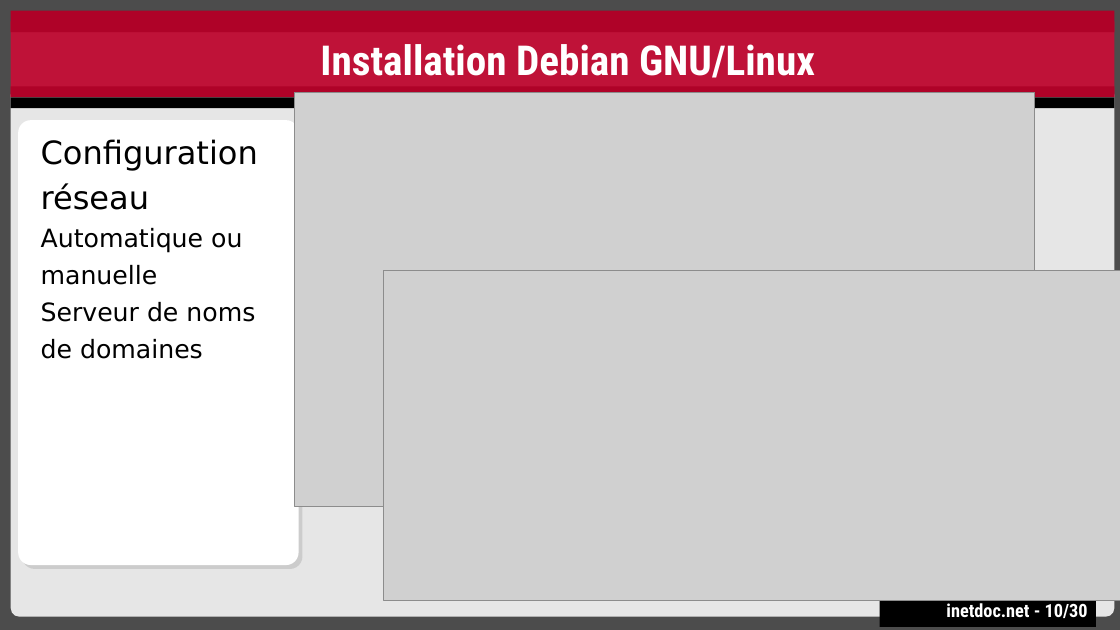
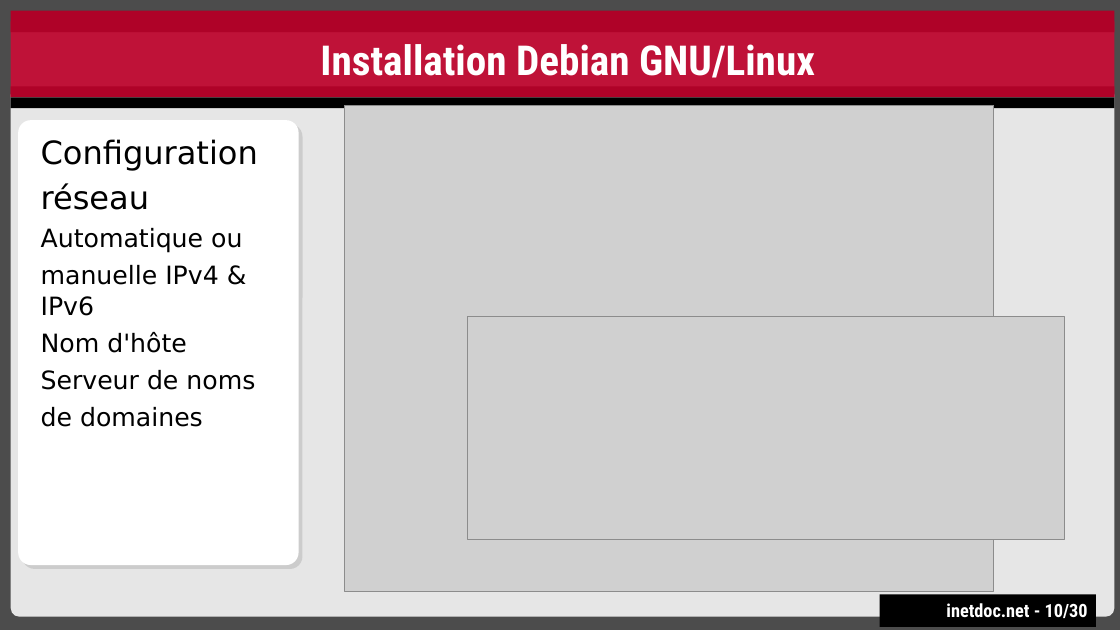
Before and after one commit to platu/inetdoc, a slide deck: slide 10 of presentations/sysadm-base-2/sysadm-base-2.odp. Drawn at 1120x630 pixels with LibreOffice and Linux fonts; fonts in the diff are those of the drawing; grey boxes stand for pictures. Boxes give left, top, right and bottom in pixels: in the first picture for what was removed or moved away, otherwise in the second. Text is boxed around its words. In the diff, an @@ line names an element or a change of style, - is before the commit and + after.

```diff
--- a/presentations/sysadm-base-2/sysadm-base-2.odp
+++ b/presentations/sysadm-base-2/sysadm-base-2.odp
@@ rectangle "Installation Debian GNU/Linux": place and size @@
-rectangle "Installation Debian GNU/Linux" at <box>320,44,815,78</box>
+rectangle "Installation Debian GNU/Linux" at <box>11,21,1115,97</box>
@@ picture: place and size @@
-picture at <box>294,92,1035,506</box>
+picture at <box>345,106,994,591</box>
@@ text in freeform shape at <box>41,265,218,353</box>: text changed @@
-■ manuelle
+■ manuelle IPv4 & IPv6
+■ Nom d'hôte
@@ picture: place and size @@
-picture at <box>384,271,1120,600</box>
+picture at <box>468,317,1065,539</box>
@@ rectangle: place and size @@
-rectangle at <box>946,603,1088,618</box>
+rectangle at <box>880,594,1096,626</box>
```
Also in this commit, not shown: 3 other slides changed.
